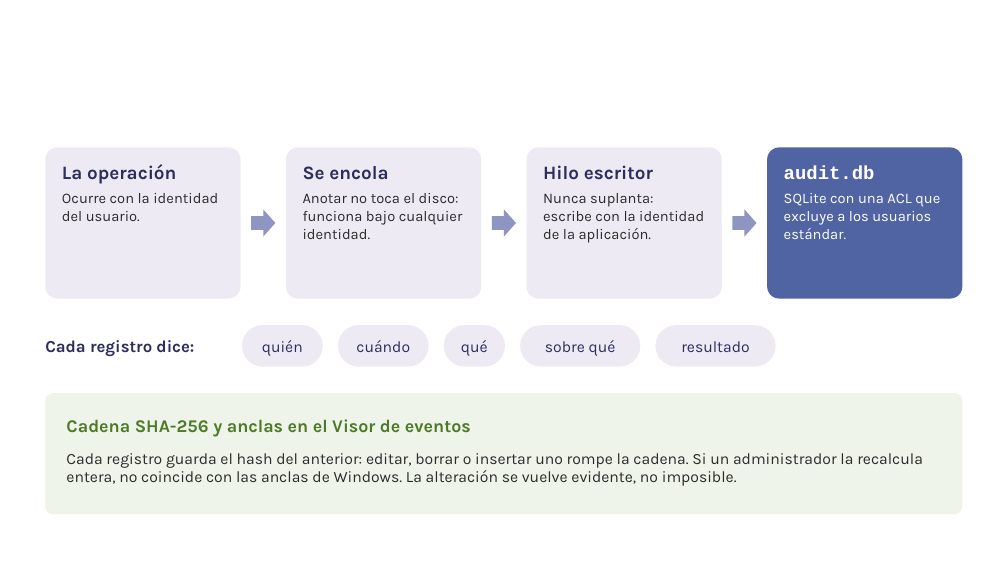
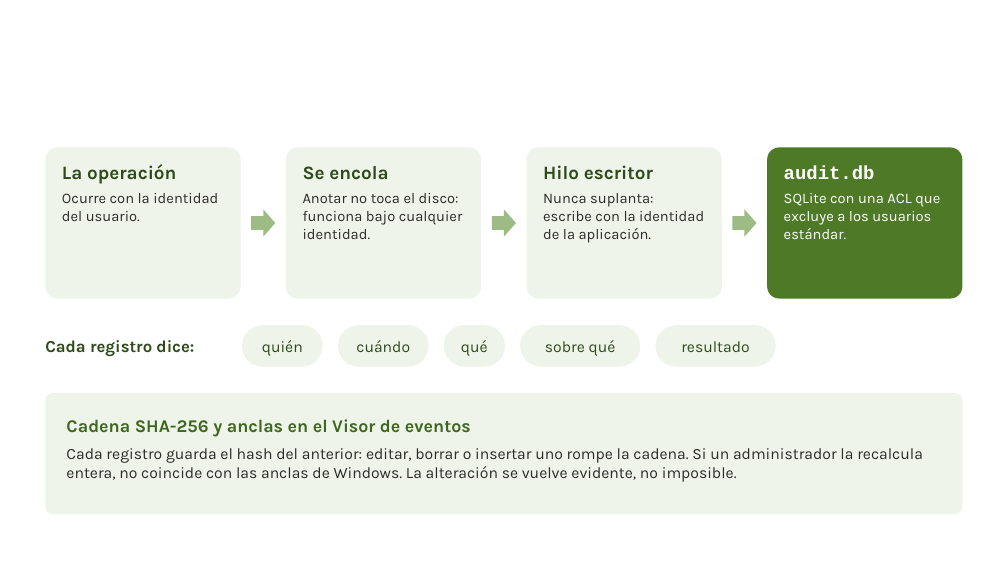
Before and after one commit to yanni2327/custodia, a slide deck: slide 8 of docs/Custodia_charla_TED.pptx (slide 7 before the commit). Drawn at 1008x567 pixels with LibreOffice and Linux fonts; fonts in the diff are those of the drawing; background and template pictures are left out. Boxes give left, top, right and bottom in pixels: in the first picture for what was removed or moved away, otherwise in the second. Text is boxed around its words. In the diff, an @@ line names an element or a change of style, - is before the commit and + after.

```diff
--- a/docs/Custodia_charla_TED.pptx
+++ b/docs/Custodia_charla_TED.pptx
@@ fill #EDEAF4 to #EEF4E9 in 8 elements at (x1=286, y1=147, x2=481, y2=299), (x1=526, y1=147, x2=721, y2=299), (x1=242, y1=325, x2=323, y2=367), (x1=338, y1=325, x2=429, y2=367), (x1=444, y1=325, x2=505, y2=367), (x1=520, y1=325, x2=640, y2=367), (x1=656, y1=325, x2=776, y2=367), (x1=45, y1=147, x2=240, y2=299) @@
@@ rounded rectangle at (x1=768, y1=147, x2=963, y2=299): fill #5063A2 to #4E7A28 @@
@@ text at (x1=62, y1=164, x2=176, y2=184): text colour #2B2D5C to #2F4A1A in "La operación" @@
@@ text at (x1=303, y1=166, x2=388, y2=180): text colour #2B2D5C to #2F4A1A in "Se encola" @@
@@ text at (x1=543, y1=165, x2=653, y2=180): text colour #2B2D5C to #2F4A1A in "Hilo escritor" @@
@@ fill #8E95C2 to #9DBB84 in 3 elements at (x1=251, y1=209, x2=275, y2=237), (x1=492, y1=209, x2=516, y2=237), (x1=733, y1=209, x2=757, y2=237) @@
@@ text colour #2B2D5C to #2F4A1A in 6 elements at (x1=45, y1=340, x2=194, y2=356), (x1=262, y1=340, x2=303, y2=356), (x1=356, y1=340, x2=410, y2=352), (x1=461, y1=340, x2=488, y2=356), (x1=545, y1=340, x2=616, y2=356), (x1=681, y1=341, x2=749, y2=352) @@
@@ text "Cadena SHA-256 y anclas en ..." at (x1=66, y1=419, x2=923, y2=482): text colour #4E7A28 to #3F6620 in "Cadena SHA-256 y anclas en el Visor ..."; more space between paragraphs @@
```
Also in this commit, not shown: 8 other slides changed, 4 slides added, 1 other file.
